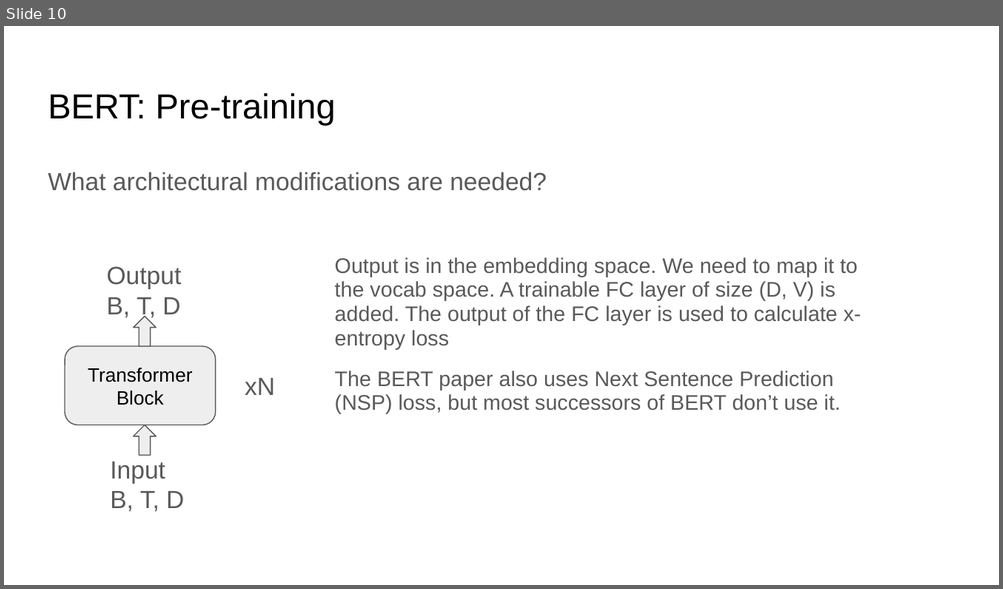
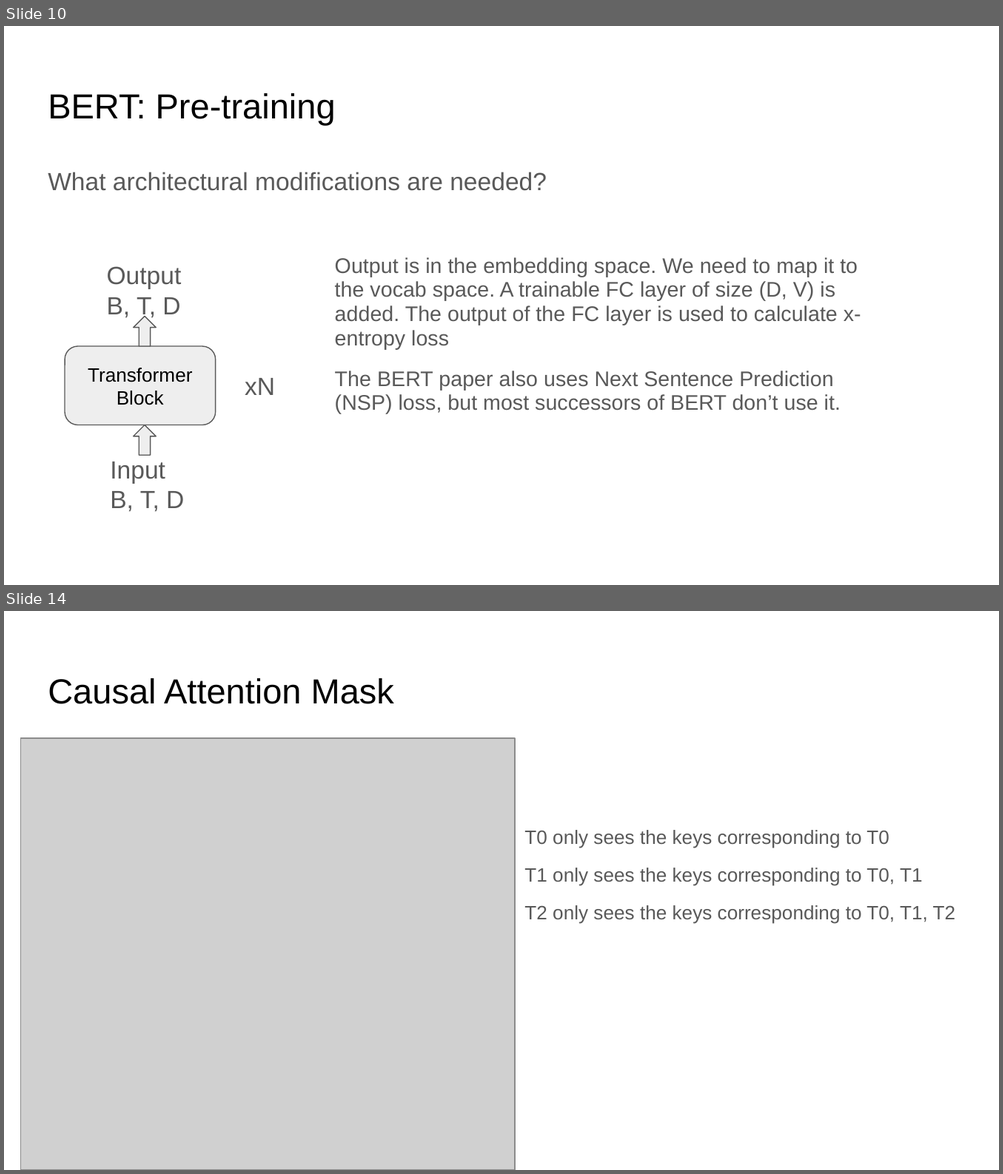
Before and after one commit to ankur6ue/deep-learning-course, a slide deck: Module 5/class_5.6/deep_learning_course_class_5.6.pptx. Shown one above the other, each under a label of ours: slide 10 before the commit, slides 10 and 14 after it; the slides between them are not shown. The pictures are 1003x589 and 1003x1174 pixels, drawn with LibreOffice and Linux fonts; fonts in the diff are those of the drawing; grey boxes stand for pictures. Boxes give left, top, right and bottom in pixels: in the first picture for what was removed or moved away, otherwise in the second. Text is boxed around its words. In the diff, an @@ line names an element or a change of style, - is before the commit and + after.

```diff
--- a/Module 5/class_5.6/deep_learning_course_class_5.6.pptx
+++ b/Module 5/class_5.6/deep_learning_course_class_5.6.pptx
@@ slide 14 added at box(4, 611, 999, 1170), background #FFFFFF @@
@@ title added at box(48, 678, 394, 704), 25.2 pt, text #000000 @@
+Causal Attention Mask
@@ picture added at box(21, 738, 515, 1170) @@
@@ text added at box(524, 830, 888, 848), 14 pt, text #595959 @@
+T0 only sees the keys corresponding to T0
@@ text added at box(524, 868, 922, 886), 14 pt, text #595959 @@
+T1 only sees the keys corresponding to T0, T1
@@ text added at box(524, 906, 956, 924), 14 pt, text #595959 @@
+T2 only sees the keys corresponding to T0, T1, T2
```
Also in this commit, not shown: 3 slides changed, 4 other slides added, 1 other file.
